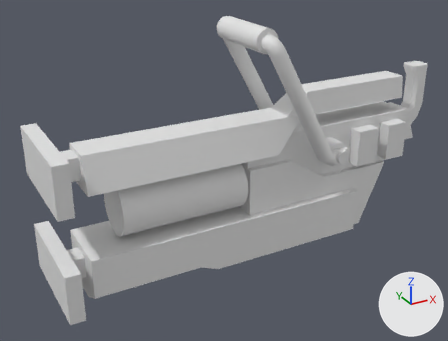
A saved change to the Blender file equipment/models/tractor_tool.blend.
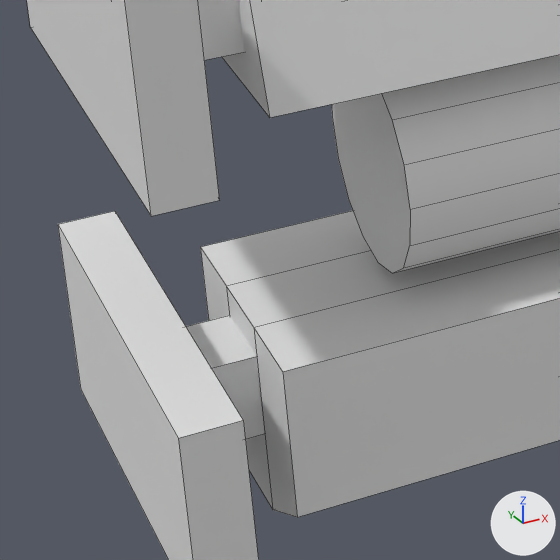
The first picture shows the older version from a camera (50 mm lens) standing at (-0.729, -1.253, 0.66) and looking at (-0.031, 0.017, 0.025). The close-ups show both versions on the part from 4% to 36% of the width and 49% to 91% of the height of that picture; other places that the commit changed are outside them. Lighting does not change. The marker at lower right points along +X, +Y and +Z. The close-ups show mesh edges as thin lines.
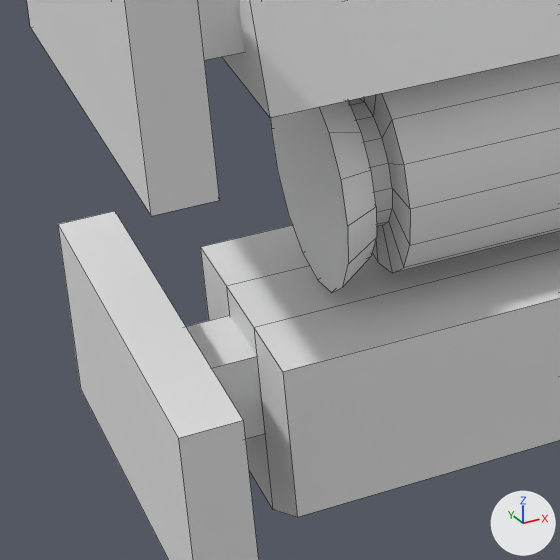
Boxes [x1, y1, x2, y2] around the edits, measured in the close-ups (560 x 560 px):
'Cylinder', reshaped
    before: [332, 55, 560, 273]
    after: [271, 55, 560, 293]
part 1 of me_cylinder, built on
    before: [332, 93, 410, 273]
    after: [271, 93, 410, 293]

Patch to the scene script:
```diff
--- a/equipment/models/tractor_tool.blend.py
+++ b/equipment/models/tractor_tool.blend.py
@@ me_cylinder @@
 # used by ob_cylinder; location = (-0.2038, 0.0, -0.0003); rotation_euler = (3.142, -1.571, 0.0), in degrees (180, -90, 0)
-me_cylinder.from_pydata(...)  # 32 vertices, 18 faces; spans x -0.068..0.068, y -0.068..0.068, z -0.13..0.195
+me_cylinder.from_pydata(...)  # 96 vertices, 82 faces; spans x -0.07..0.07, y -0.07..0.07, z -0.167..0.195
+# me_cylinder part 1
+# 1 face is deleted
+# 48 vertices are added at x -0.07..0.07, y -0.07..0.07, z -0.167..-0.146
+# 16 new vertices lie (0.0, 0.0, 0.016) away from vertices in x -0.039..0.039, y -0.039..0.039, z -0.146
+# 65 new faces join them
```
